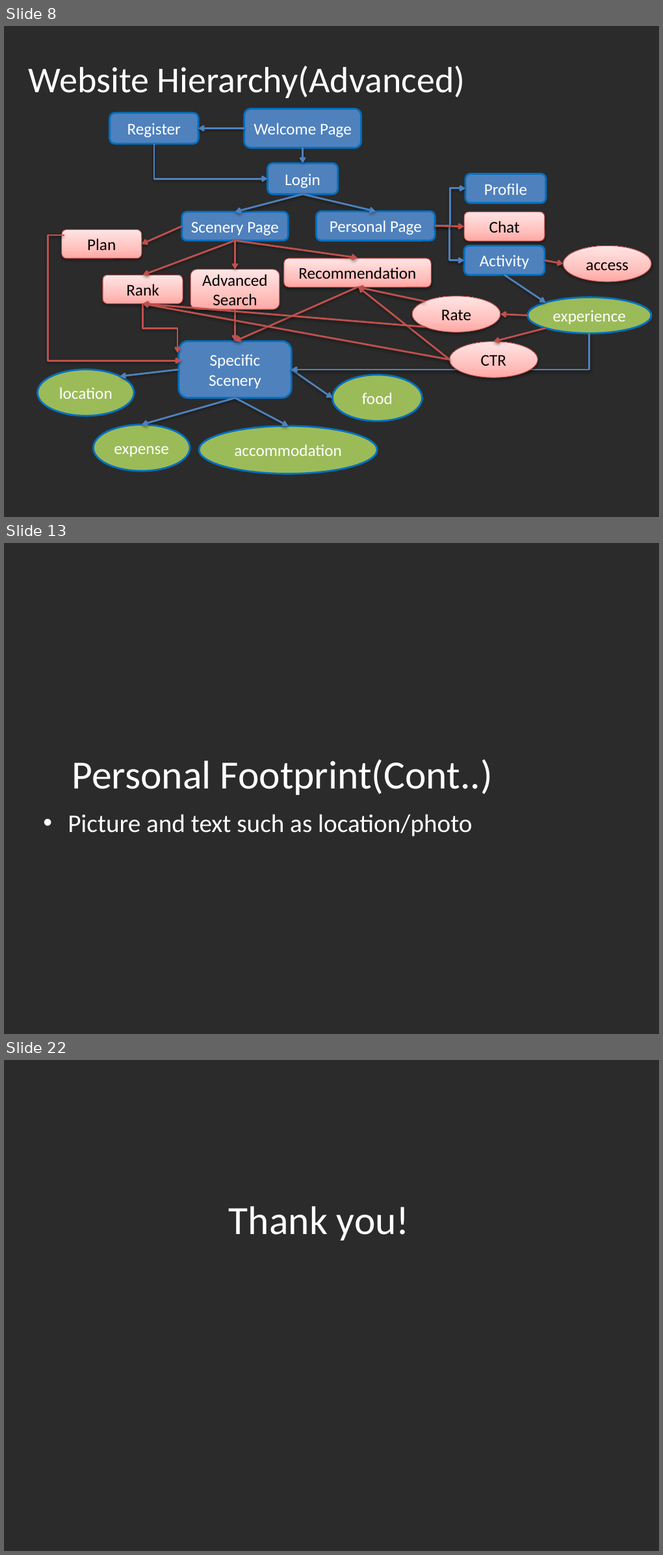
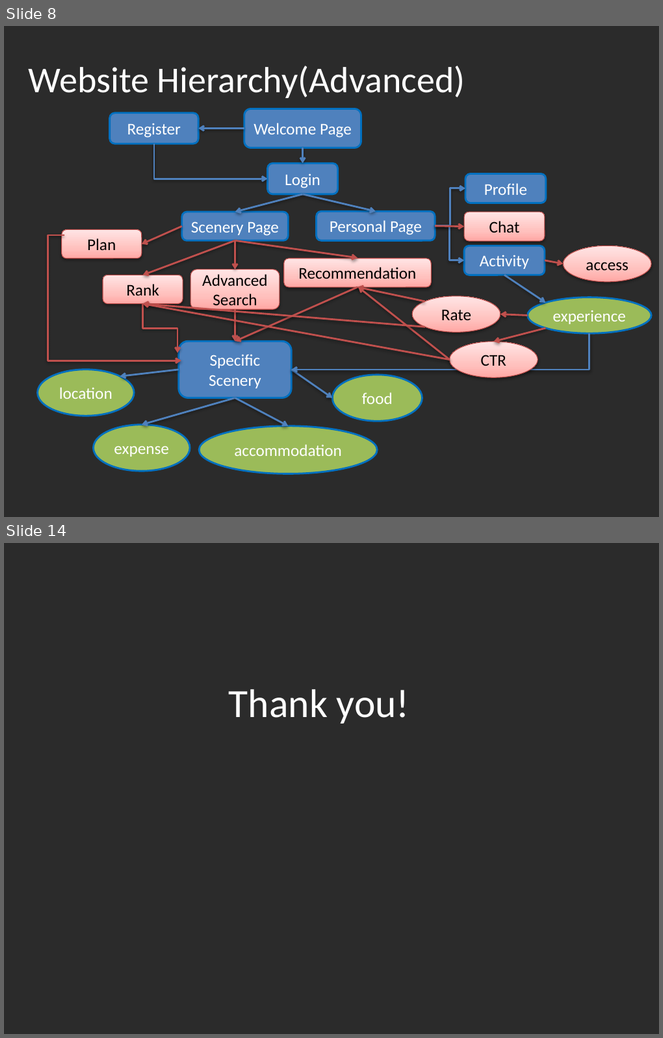
Before and after one commit to fighteriris/512_Final, a slide deck: 512副本.pptx. Shown one above the other, each under a label of ours: slides 8, 13 and 22 before the commit, slides 8 and 14 after it; the slides between them are not shown. The pictures are 663x1555 and 663x1038 pixels, drawn with LibreOffice and Linux fonts; fonts in the diff are those of the drawing; background and template pictures are left out; a plain dark background stands for a picture behind light text. Boxes give left, top, right and bottom in pixels: in the first picture for what was removed or moved away, otherwise in the second. Text is boxed around its words. In the diff, an @@ line names an element or a change of style, - is before the commit and + after.

```diff
--- a/512副本.pptx
+++ b/512副本.pptx
@@ slide 13 removed at <box>4,543,659,1034</box>, background picture (left out) @@
@@ title removed at <box>72,759,493,795</box> @@
-Personal Footprint(Cont..)
@@ text removed at <box>68,814,472,837</box> @@
-• Picture and text such as location/photo
@@ what was slide 22 is now slide 14 @@
```
Also in this commit, not shown: 1 slide changed, 4 slides added, 11 other slides removed.
